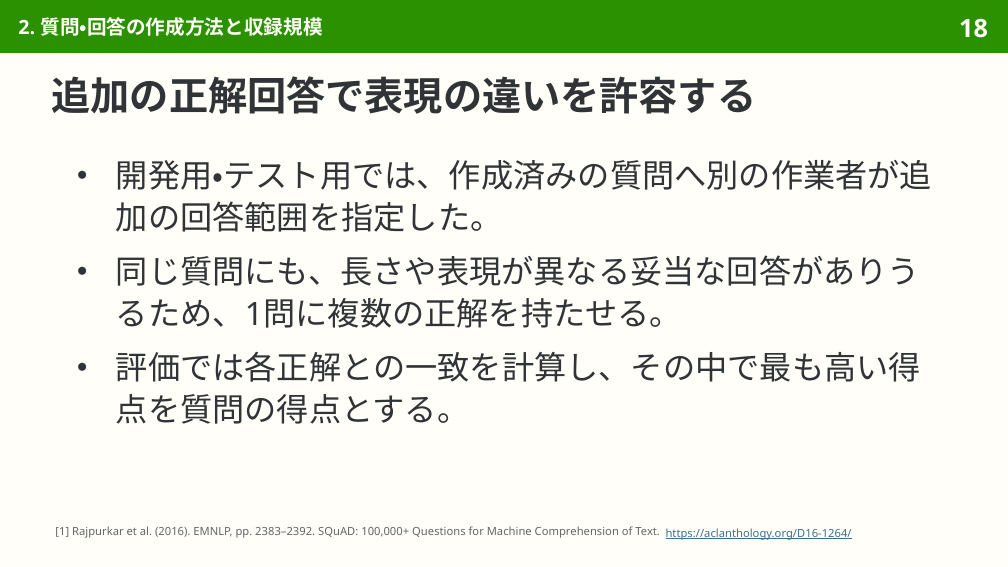
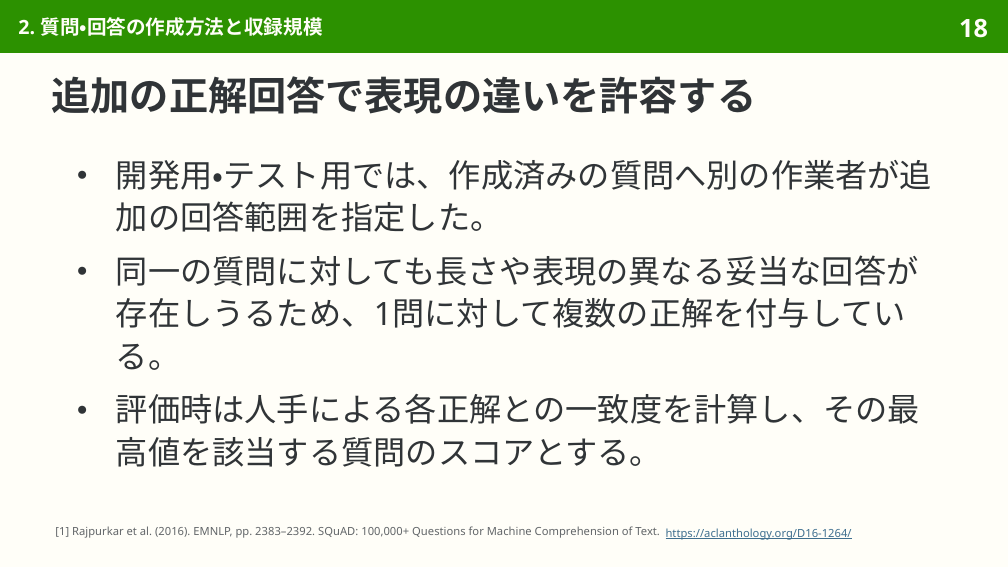
Before and after one commit to sasakiy84/datasets-in-10-minutes, a slide deck: slide 18 of slides/datasets-in-10-minutes-squad.pptx. Drawn at 1008x567 pixels with LibreOffice and Linux fonts; fonts in the diff are those of the drawing. Boxes give left, top, right and bottom in pixels: in the first picture for what was removed or moved away, otherwise in the second. Text is boxed around its words. In the diff, an @@ line names an element or a change of style, - is before the commit and + after.

```diff
--- a/slides/datasets-in-10-minutes-squad.pptx
+++ b/slides/datasets-in-10-minutes-squad.pptx
@@ text at <box>116,255,920,467</box>: text changed @@
-● 同じ質問にも、長さや表現が異なる妥当な回答がありうるため、1問に複数の正解を持たせる。
-● 評価では各正解との一致を計算し、その中で最も高い得点を質問の得点とする。
+● 同一の質問に対しても長さや表現の異なる妥当な回答が存在しうるため、1問に対して複数の正解を付与している。
+● 評価時は人手による各正解との一致度を計算し、その最高値を該当する質問のスコアとする。
```
Also in this commit, not shown: 20 other slides changed, 7 other files.
